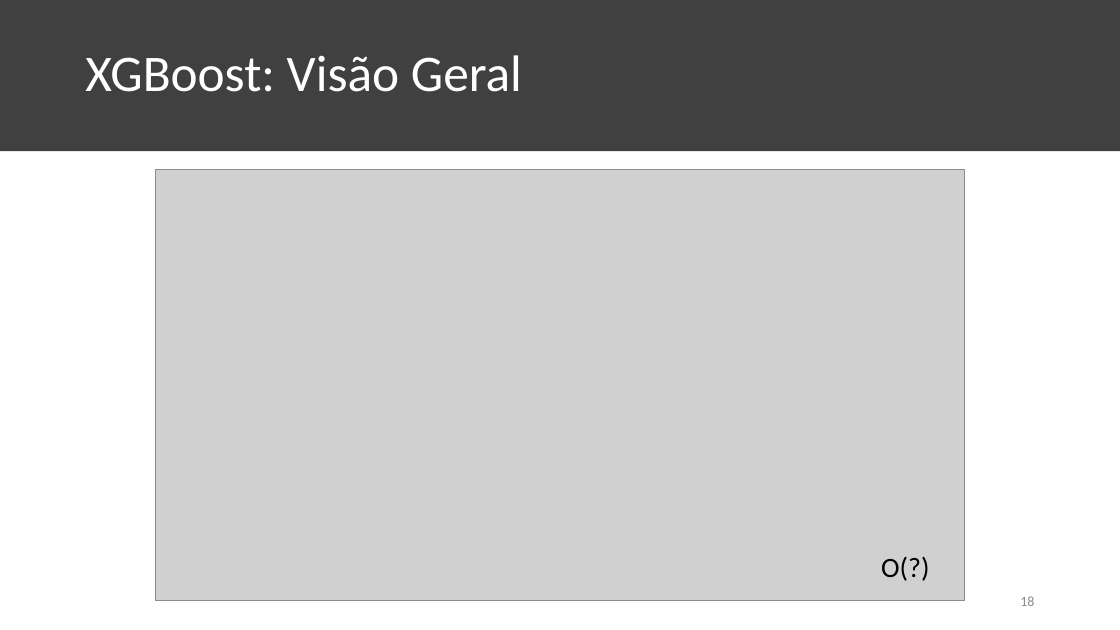
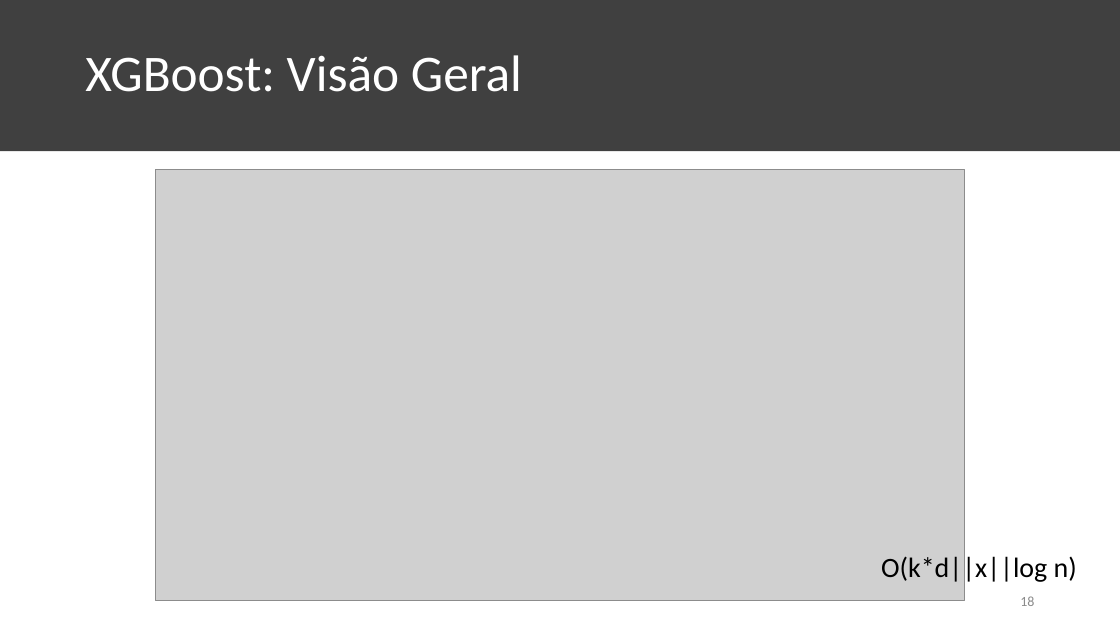
Before and after one commit to KaioAlex/DigitalSecurity, a slide deck: slide 18 of XGBOD-Seminar/XGBOD Seminar.pptx. Drawn at 1120x630 pixels with LibreOffice and Linux fonts; fonts in the diff are those of the drawing; grey boxes stand for pictures. Boxes give left, top, right and bottom in pixels: in the first picture for what was removed or moved away, otherwise in the second. Text is boxed around its words. In the diff, an @@ line names an element or a change of style, - is before the commit and + after.

```diff
--- a/XGBOD-Seminar/XGBOD Seminar.pptx
+++ b/XGBOD-Seminar/XGBOD Seminar.pptx
@@ text at (881, 554, 1077, 584): text changed @@
-O(?)
+O(k*d||x||log n)
```
Also in this commit, not shown: 8 other slides changed.
